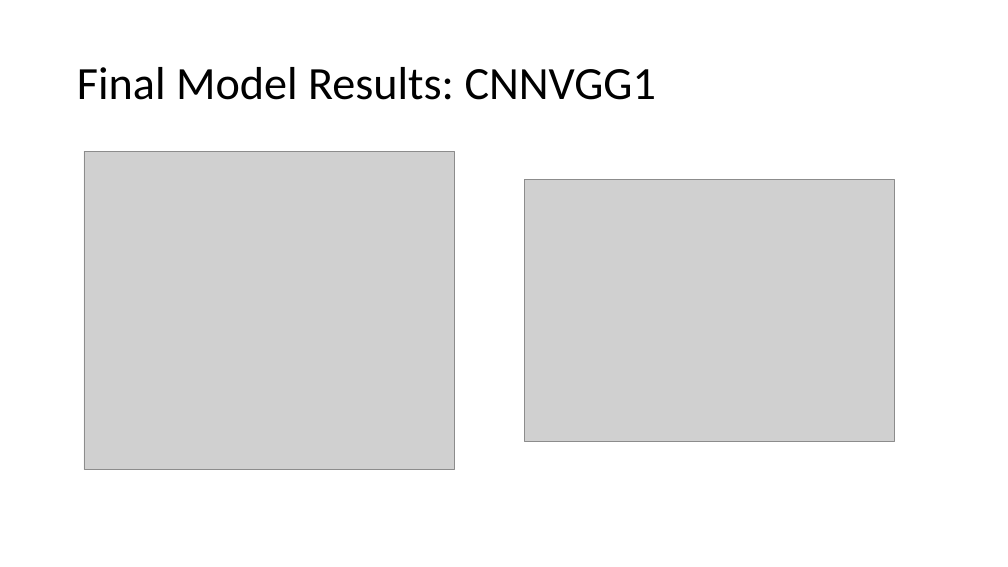
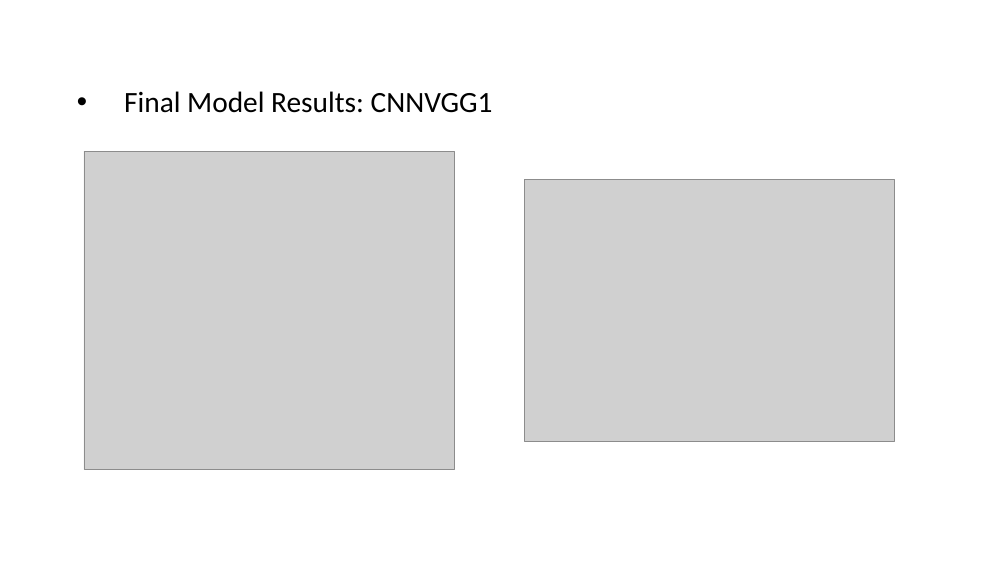
Before and after one commit to eegshou/dsc_proj4, a slide deck: slide 6 of Presentation_project4.pptx. Drawn at 1008x567 pixels with LibreOffice and Linux fonts; fonts in the diff are those of the drawing; grey boxes stand for pictures. Boxes give left, top, right and bottom in pixels: in the first picture for what was removed or moved away, otherwise in the second. Text is boxed around its words. In the diff, an @@ line names an element or a change of style, - is before the commit and + after.

```diff
--- a/Presentation_project4.pptx
+++ b/Presentation_project4.pptx
@@ title "Final Model Results: CNNVGG1": place and size @@
-title "Final Model Results: CNNVGG1" at [77,67,656,100]
+title "Final Model Results: CNNVGG1" at [124,91,493,113]
@@ title "Final Model Results: CNNVGG1" at [124,91,493,113]: size 44 to 28 pt; bullet none to • @@
```
Also in this commit, not shown: 3 other slides changed, 1 other file.
